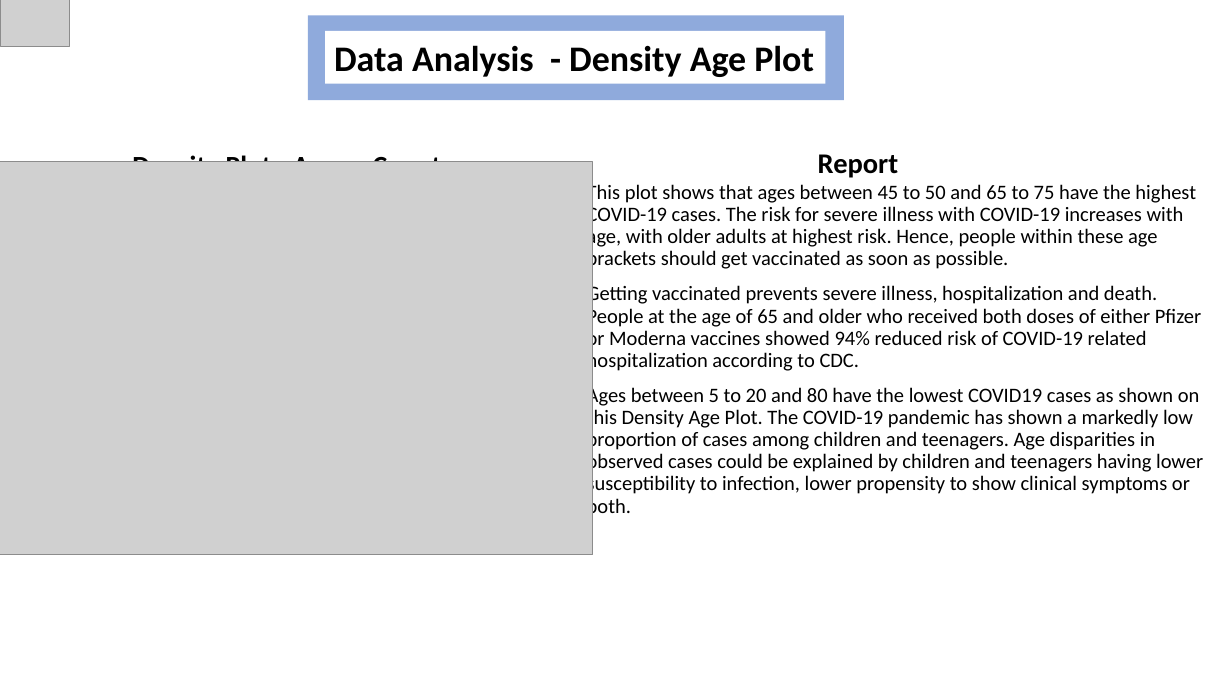
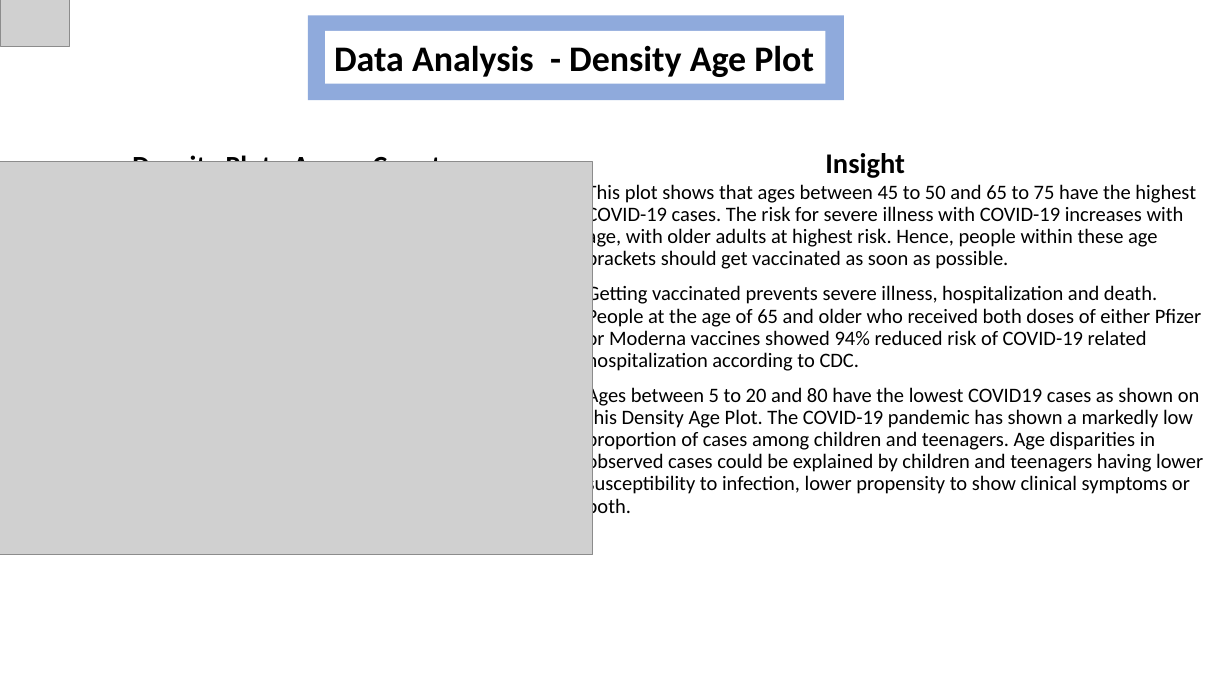
Before and after one commit to SireGift/Exploratory_Data_Analysis_for_COVID19, a slide deck: slide 3 of COVID19_Dataset_Report.pptx. Drawn at 1232x693 pixels with LibreOffice and Linux fonts; fonts in the diff are those of the drawing; grey boxes stand for pictures. Boxes give left, top, right and bottom in pixels: in the first picture for what was removed or moved away, otherwise in the second. Text is boxed around its words. In the diff, an @@ line names an element or a change of style, - is before the commit and + after.

```diff
--- a/COVID19_Dataset_Report.pptx
+++ b/COVID19_Dataset_Report.pptx
@@ text at <box>825,153,905,178</box>: text changed @@
-Report
+Insight
```
Also in this commit, not shown: 4 other slides changed.
